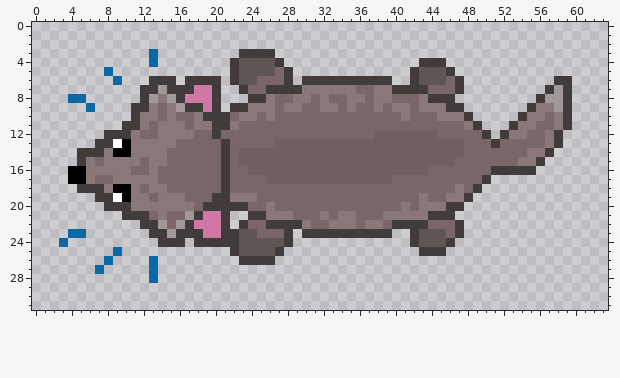
One commit to this pixel-art sprite: Assets/Sprites/Enemies/Wolf/Tired/WolfTired1.png. Above is the file before it was changed.
The file is 64x32 pixels.
And afterwards:
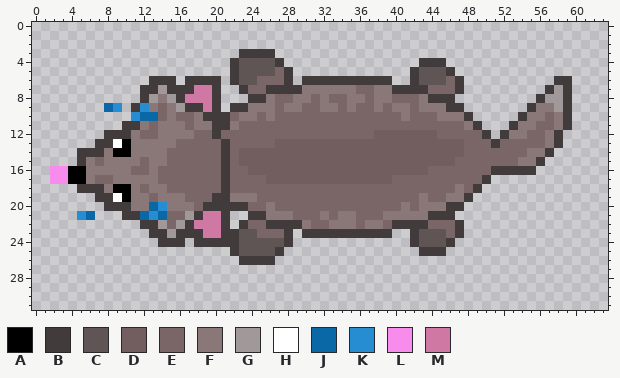
Palette (. is transparent): A #000000  B #413b3b  C #605555  D #725e5e  E #7a6666  F #8a7878  G #a19999  H #ffffff  J #0b68a7  K #278dd3  L #f78cec  M #ce78a3
Edits made:
The edit adds colour J in row 9 at x 8; in row 21 at x 6.
Colour B gives way to colour J in row 21 at x 12.
Colour F gives way to colour J in row 10 at x 12 to 13; in row 20 at x 13; in row 21 at x 14.
The edit adds colour K in row 9 at x 9; in row 21 at x 5.
Colour B gives way to colour K in row 9 at x 12; in row 10 at x 11.
Colour E gives way to colour K in row 21 at x 13.
Colour F gives way to colour K in row 20 at x 14.
The edit adds colour L in rows 16 to 17 at x 2 to 3.
Colour J is removed in rows 3 to 4 at x 13; in row 5 at x 8; in row 6 at x 9; in row 8 at x 4 to 5; in row 9 at x 6; in row 23 at x 4 to 5.
Colour J is removed in row 24 at x 3; in row 25 at x 9; in row 26 at x 8 and 13; in row 27 at x 7 and 13; in row 28 at x 13.
Boxes around the changes in both pictures, in picture pixels (x1, y1, x2, y2):
changed: (68, 49, 158, 121)
added: (50, 166, 68, 184)
changed: (59, 202, 167, 283)
